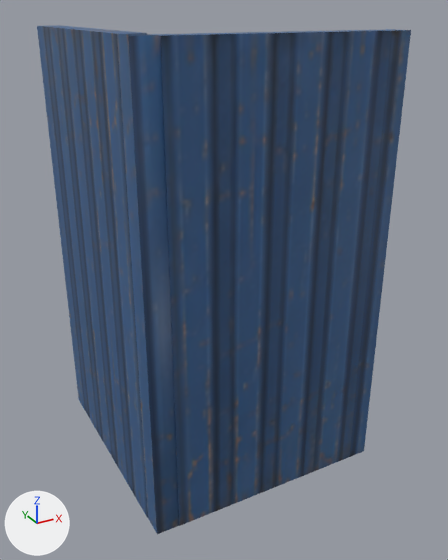
A saved change to the FBX model Assets/Art/PANDANIN/ev parçaları/köşe dış duvarları.fbx.
Before and after are seen from a 50 mm lens placed at (-0.73, -2.52, 1.4), pointed at (0.55, -0.19, 0.24). Lighting does not change. The marker at lower left points along +X, +Y and +Z. The first picture is the older version. Where no turn or scale is listed for an object, it has been applied to the vertices. Vertices at exactly the same position are counted once.

The older version as bpy lines, for what is in view:
```python
me_plane_009 = bpy.data.meshes.new('Plane.009')
me_plane_009.from_pydata(...)  # 28 vertices, 19 faces; spans x -0.03..0.07, y -0.67..0.44, z -0.61..1.33
me_plane_009.materials.append(mat_material_010)  # picture img_190db1ae_5f4c_4f29_8837_facd363e88df_png
me_plane_010 = bpy.data.meshes.new('Plane.010')
me_plane_010.from_pydata(...)  # 30 vertices, 19 faces; spans x -0.67..0.44, y -0.06..0.05, z -0.74..1.2
me_plane_010.materials.append(mat_material_010)  # picture img_190db1ae_5f4c_4f29_8837_facd363e88df_png
ob_plane_001 = bpy.data.objects.new('Plane.001', me_plane_009)
ob_plane_001.location = (0.0, 0.0, 0.0)
ob_plane_002 = bpy.data.objects.new('Plane.002', me_plane_010)
ob_plane_002.location = (0.641, -0.614, 0.124)
```
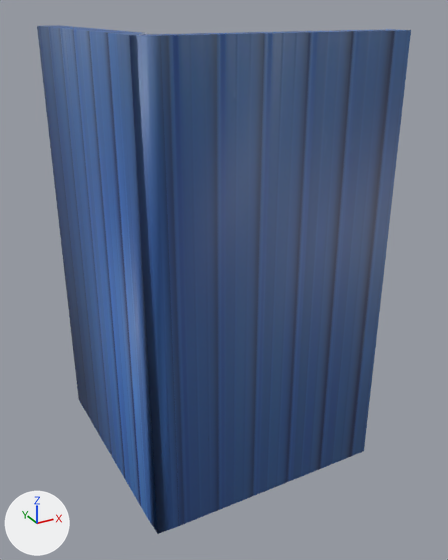
Where the newer file only moved an object's origin or applied its transform, the numbers keep the older frame.

What differs and where, as boxes (x1, y1, x2, y2) in the pictures (448 x 560 px):
'Plane.001', reshaped: before (37, 25, 157, 533); after (37, 25, 158, 534)
part 1 of me_plane_010, cut back: (129, 29, 411, 534) in both

What the commit changed:
Picture 'toplu atlas.png' (img_toplu_atlas_png) is new.
Material 'Material.021' (mat_material_021) is new.
Its texture is img_toplu_atlas_png (with its transparency).
me_plane_009 is used by ob_plane_001; location (0.0, 0.0, 0.0).
me_plane_009 had 28 vertices, 19 faces and spanned x -0.03..0.07, y -0.67..0.44, z -0.61..1.33.
me_plane_009 no longer uses material mat_material_010 (picture img_190db1ae_5f4c_4f29_8837_facd363e88df_png).
me_plane_009 now has 17 vertices, 11 faces and spans x -0.03..0.07, y -0.67..0.44, z -0.61..1.33.
Part 2, on me_plane_009:
14 vertices are removed from x -0.03..0.07, y -0.67..0.44, z -0.61..1.33.
19 faces are deleted.
3 vertices are added at (0.07, -0.57, 1.33), (0.02, -0.62, 1.33), (0.02, -0.62, -0.61).
11 new faces join them.
me_plane_009 gains material mat_material_021 (picture img_toplu_atlas_png).
me_plane_010 is used by ob_plane_002; location (0.641, -0.614, 0.124).
me_plane_010 had 30 vertices, 19 faces and spanned x -0.67..0.44, y -0.06..0.05, z -0.74..1.2.
me_plane_010 no longer uses material mat_material_010 (picture img_190db1ae_5f4c_4f29_8837_facd363e88df_png).
me_plane_010 now has 12 vertices, 9 faces and spans x -0.98..0.12, y 0.0..0.1, z -0.35..1.59.
me_plane_010 part 1: the whole mesh is rebuilt.
me_plane_010 gains material mat_material_021 (picture img_toplu_atlas_png).
Object 'Plane.002' (ob_plane_002) moves from (0.641, -0.614, 0.124) to (0.954, -0.672, -0.265).
